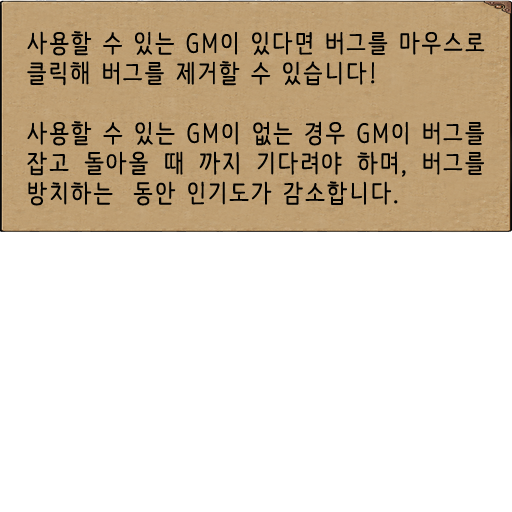
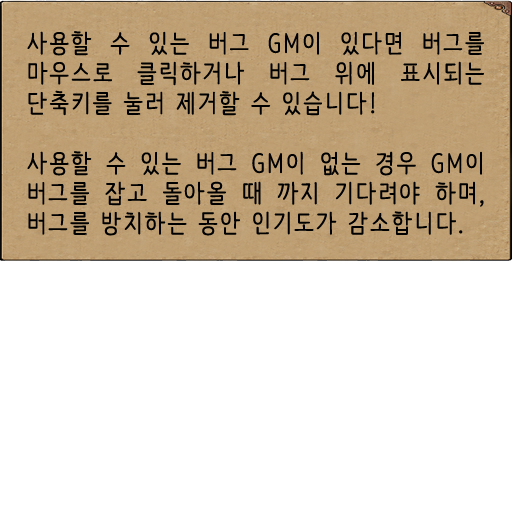
Before/after of a w=512, h=512 layered artwork. What changed in the layer stack:
renamed "사용할 수 있는 GM이 있다면 버그를 마우스로 클릭해 버그를 제거할 수 있습니다! 사용할 수 있는 GM이 없는" to "사용할 수 있는 버그 GM이 있다면 버그를 마우스로 클릭하거나 버그 위에 표시되는 단축키를 눌러 제거할 수 있습니", painted on it over <box>27,31,485,236</box>
painted on "statePanel2" over <box>0,0,512,261</box>
